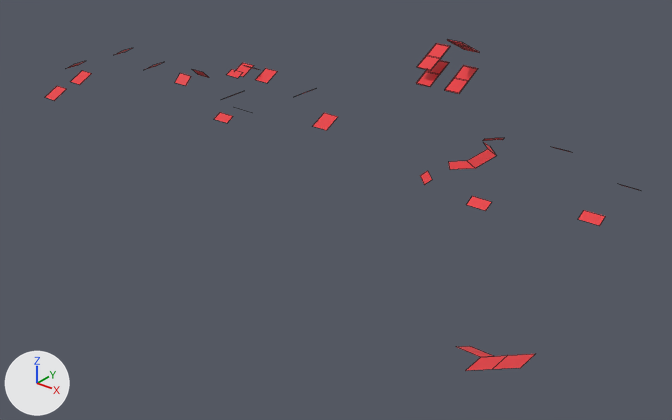
What one commit did to the FBX model Assets/Meshes/Environment/ModularKits/Encounter_001/Encounter_001_Stairs.fbx.
Camera for both pictures: a camera (50 mm lens) standing at (51.1, -225.6, 63.1) and looking at (-59.0, -88.1, -22.2). Lighting does not change. The marker at lower left points along +X, +Y and +Z. Mesh edges are drawn as thin lines. Where no turn or scale is listed for an object, it has been applied to the vertices. Vertices at the same position are counted once.

In view in the first picture: 'Encounter_001_Stairs'.
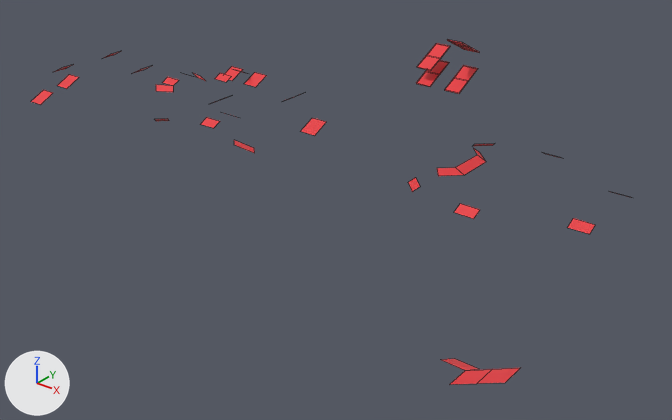
Commit message: Added Meshes for Encounter_001

Pixel boxes (x1, y1, x2, y2) of what changed, in the pictures (672 x 420 px; the box of a moved part takes in the faces that stretch with it):
'Encounter_001_Stairs', reshaped: before (45, 40, 638, 371); after (31, 40, 631, 385)
part 1 of me_encounter_001_stairs, moved or reshaped: before (313, 113, 338, 130); after (301, 118, 326, 136)
part 2 of me_encounter_001_stairs, moved or reshaped (not visible before): after (215, 73, 232, 82)
part 3 of me_encounter_001_stairs, moved or reshaped: before (256, 69, 278, 83); after (244, 72, 267, 87)
part 4 of me_encounter_001_stairs, moved or reshaped: before (236, 63, 254, 77); after (225, 66, 243, 81)
part 5 of me_encounter_001_stairs, moved or reshaped: before (70, 71, 92, 85); after (162, 77, 179, 86)
part 6 of me_encounter_001_stairs, moved or reshaped: before (466, 196, 492, 211); after (31, 90, 53, 105)
part 7 of me_encounter_001_stairs, moved or reshaped (not visible before): after (201, 117, 220, 128)
part 8 of me_encounter_001_stairs, moved or reshaped: before (578, 210, 606, 226); after (567, 218, 595, 234)
part 9 of me_encounter_001_stairs, added: after (454, 203, 480, 219)
part 10 of me_encounter_001_stairs, moved or reshaped: before (420, 171, 432, 185); after (408, 177, 420, 192)
part 11 of me_encounter_001_stairs, moved or reshaped: before (483, 138, 504, 141); after (473, 144, 494, 146)
part 12 of me_encounter_001_stairs, moved or reshaped: before (448, 143, 496, 170); after (437, 148, 486, 176)
part 13 of me_encounter_001_stairs, deleted: before (192, 69, 209, 78)
part 14 of me_encounter_001_stairs, moved or reshaped: before (45, 48, 314, 123); after (55, 51, 301, 153)
part 15 of me_encounter_001_stairs, moved or reshaped: before (457, 346, 535, 371); after (442, 359, 520, 385)

Patch to the scene script:
```diff
--- a/Assets/Meshes/Environment/ModularKits/Encounter_001/Encounter_001_Stairs.fbx.py
+++ b/Assets/Meshes/Environment/ModularKits/Encounter_001/Encounter_001_Stairs.fbx.py
@@ me_encounter_001_stairs @@
 # used by ob_encounter_001_stairs; location = (-66.0, -42.0, -3.0)
-me_encounter_001_stairs.from_pydata(...)  # 169 vertices, 76 faces; spans x -88.0..74.0, y -92.0..4.0, z -10.0..8.0
+me_encounter_001_stairs.from_pydata(...)  # 185 vertices, 80 faces; spans x -88.0..74.0, y -96.0..4.0, z -10.0..8.0
+# me_encounter_001_stairs part 1: the loose piece of 4 vertices spanning x -6.0..-2.0, y -38.0..-34.0, z -6.0..-4.0 is moved by (0.0, -4.0, 0.0)
+# me_encounter_001_stairs part 2: the loose piece of 4 vertices spanning x -42.0..-38.0, y -22.0..-20.0, z -4.0..-3.0 is moved by (0.0, -10.0, 0.0)
+# me_encounter_001_stairs part 3: the loose piece of 4 vertices spanning x -38.0..-34.0, y -22.0..-18.0, z -6.0..-4.0 is moved by (0.0, -4.0, 0.0)
+# me_encounter_001_stairs part 4: the loose piece of 4 vertices spanning x -46.0..-42.0, y -22.0..-18.0, z -6.0..-4.0 is moved by (0.0, -4.0, 0.0)
+# me_encounter_001_stairs part 5: the loose piece of 4 vertices spanning x -78.0..-74.0, y -48.0..-44.0, z -8.0..-6.0 is moved by (26.0, 7.0, 3.0)
+# me_encounter_001_stairs part 6: the loose piece of 4 vertices spanning x 42.0..46.0, y -53.0..-51.0, z -5.0..-4.0 is moved by (-120.0, -6.0, -4.0)
+# me_encounter_001_stairs part 7: the loose piece of 4 vertices spanning x -22.0..-18.0, y -46.0..-44.0, z -4.0..-3.0 is moved by (0.0, -10.0, 0.0)
+# me_encounter_001_stairs part 8: the loose piece of 4 vertices spanning x 60.0..64.0, y -46.0..-44.0, z -5.0..-4.0 is moved by (0.0, -4.0, 0.0)
+# me_encounter_001_stairs part 9: the loose piece of 4 vertices spanning x 42.0..46.0, y -53.0..-51.0, z -5.0..-4.0 is copied, and the copy is moved by (0.0, -4.0, 0.0); it spans x 42.0..46.0, y -57.0..-55.0, z -5.0..-4.0
+# me_encounter_001_stairs part 10: the loose piece of 4 vertices spanning x 29.0..33.0, y -50.0..-46.0, z -5.0..-4.0 is moved by (0.0, -4.0, 0.0)
+# me_encounter_001_stairs part 11: the loose piece of 4 vertices spanning x 28.0..33.0, y -25.0..-21.0, z -5.0..-4.0 is moved by (0.0, -4.0, 0.0)
+# me_encounter_001_stairs part 12: the loose piece of 8 vertices spanning x 32.0..36.0, y -43.0..-28.0, z -4.0..-3.0 is moved by (0.0, -4.0, 0.0)
+# me_encounter_001_stairs part 13: the loose piece of 4 vertices spanning x -52.0..-48.0, y -30.0..-28.0, z -6.0..-4.0 is deleted
+# me_encounter_001_stairs part 14: 18 vertices moved from x -88.0..-18.0, y -56.0..-22.0, z -10.0..-4.0 to x -88.0..-18.0, y -48.0..-24.0, z -8.0..-4.0; 16 vertices added at x -52.0..-5.0, y -60.0..-29.0, z -6.0..-4.0
+# me_encounter_001_stairs part 15: 2 vertices moved from x 70.0..74.0, y -88.0, z -6.0..-4.0 to x 70.0..74.0, y -96.0, z -6.0..-4.0; 4 vertices removed from x 62.0..66.0, y -88.0..-84.0, z -10.0..-8.0; 4 vertices added at x 62.0..66.0, y -96.0..-88.0, z -10.0..-8.0
 me_encounter_001_stairs.materials.append(mat_stairs_001)
```
